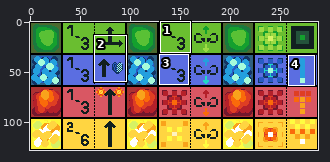
Sprite sheet, stored at public/assets/cards.png. The first picture is a wide view before the edit; the outline marks the close-up.
Close-up. The starting point:
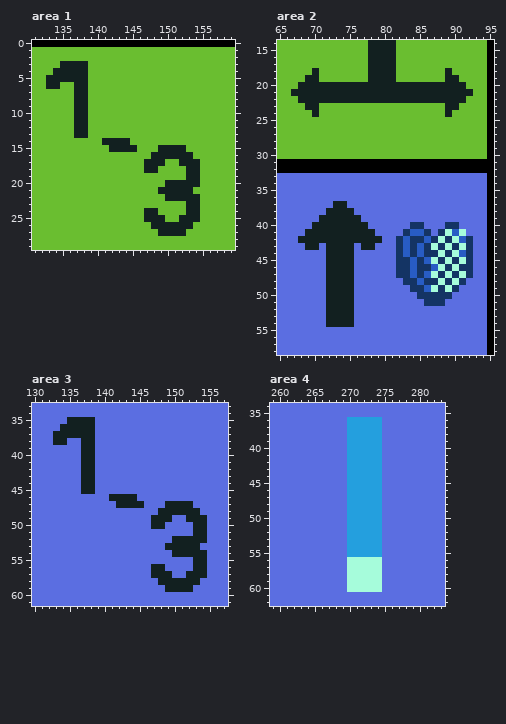
The file is 288x128 pixels. Shown: area 1: x 131..159, y 0..29; area 2: x 65..95, y 14..58; area 3: x 130..157, y 33..61; area 4: x 259..283, y 34..62. The commit also changed other parts of the picture, which this record leaves out.
New version:
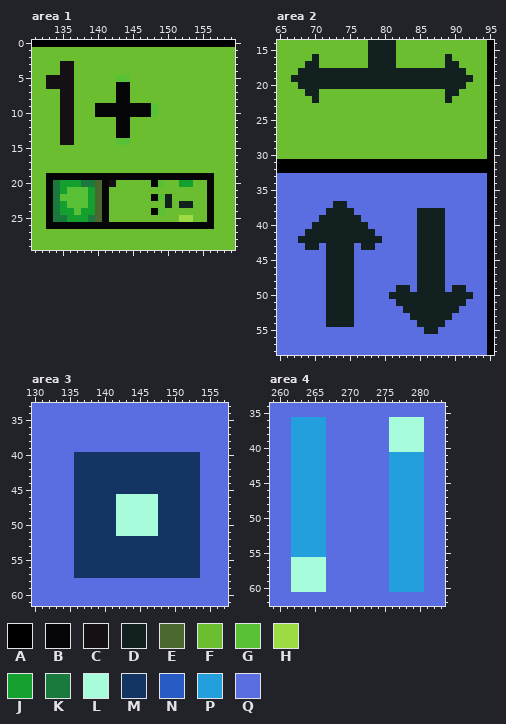
Palette (. is transparent): A #000000  B #060608  C #141013  D #122020  E #4b692f  F #6abe30  G #59c135  H #9cdb43  J #14a02e  K #1a7a3e  L #a6fcdb  M #143464  N #285cc4  P #249fde  Q #5b6ee1
Edits made:
Changed rows in their new state; - is an unchanged pixel.
Area 1:
first column x 133:
 3 --CCFF------------------
 4 -FCCFF------------------
 5 CCCCFF----GG------------
 6 CCCCFF----BB------------
 7 --CCFF----BB------------
 8 --CCFF----BB------------
 9 --CCFF-BBBBBBBBG--------
10 --CCFF-BBBBBBBBG--------
11 --CCFF----BB------------
12 --CCFF----BB------------
13 --CCFF----BB------------
14 --CC----FFGG------------
15 ---------FFFF---FFFF----
16 ---------------FFFFFF---
17 --------------FFF--FFF--
18 --------------FF----FF--
19 BBBBBBBBBBBBBBBBBBBBBBBB
20 BKJJJKKEBC-----BGFFJJF-B
21 BKJGGGJEB-------FFFFF--B
22 BKGGGGJEB------BG-FFFF-B
23 BKJGGGJEB--------D-D-F-B
24 BKJJGJJEB-----FBG---FF-B
25 BKKJJJKEB-----FFF--HHF-B
26 BBBBBBBBBBBBBBBBBBBBBBBB
27 ----------------FFFF----
Area 2:
first column x 67:
16 ---D------------------D---
17 --DD------------------DD--
18 -DD-DDDDDDD----DDDDDDD-DD-
19 DD--DDDDDDD----DDDDDDD--DD
21 FF--FFFFFFFFFFFFFFFFFF--FF
22 -FF-FFFFFFFFFFFFFFFFFF-FF-
23 --FF------------------FF--
24 ---F------------------F---
first column x 81:
38 ----DDDD----
39 ----DDDD----
40 ---QDDDDQQ--
41 --QQDDDDQQQ-
42 -QQQDDDDQQQQ
43 -QQQDDDDQQQQ
44 -QQQDDDDQQQQ
45 -QQQDDDDQQQQ
46 -QQQDDDDQQQQ
47 -QQQDDDDQQQQ
48 --QQDDDDQQQ-
49 -DDQDDDDQDD-
50 DDDDDDDDDDDD
51 -DDDDDDDDDD-
52 --DDDDDDDD--
53 ---DDDDDD---
54 ----DDDD----
55 -----DD-----
Area 3:
first column x 133:
35 --QQQQ----------------
36 -QQQQQ----------------
37 QQQQQQ----------------
38 QQ--QQ----------------
39 ----QQ----------------
40 ---MMMMMMMMMMMMMMMMMM-
41 ---MMMMMMMMMMMMMMMMMM-
42 ---MMMMMMMMMMMMMMMMMM-
43 ---MMMMMMMMMMMMMMMMMM-
44 ---MMMMMMMMMMMMMMMMMM-
45 ---MMMMMMMMMMMMMMMMMM-
46 ---MMMMMMLLLLLLMMMMMM-
47 ---MMMMMMLLLLLLMMMMMM-
48 ---MMMMMMLLLLLLMMMMMM-
49 ---MMMMMMLLLLLLMMMMMMQ
50 ---MMMMMMLLLLLLMMMMMMQ
51 ---MMMMMMLLLLLLMMMMMMQ
52 ---MMMMMMMMMMMMMMMMMMQ
53 ---MMMMMMMMMMMMMMMMMM-
54 ---MMMMMMMMMMMMMMMMMMQ
55 ---MMMMMMMMMMMMMMMMMMQ
56 ---MMMMMMMMMMMMMMMMMMQ
57 ---MMMMMMMMMMMMMMMMMMQ
58 ---------------QQQQQQ-
59 ----------------QQQQ--
Area 4:
first column x 262:
36 PPPPP---QQQQQ-LLLLL
37 PPPPP---QQQQQ-LLLLL
38 PPPPP---QQQQQ-LLLLL
39 PPPPP---QQQQQ-LLLLL
40 PPPPP---QQQQQ-LLLLL
41 PPPPP---QQQQQ-PPPPP
42 PPPPP---QQQQQ-PPPPP
43 PPPPP---QQQQQ-PPPPP
44 PPPPP---QQQQQ-PPPPP
45 PPPPP---QQQQQ-PPPPP
46 PPPPP---QQQQQ-PPPPP
47 PPPPP---QQQQQ-PPPPP
48 PPPPP---QQQQQ-PPPPP
49 PPPPP---QQQQQ-PPPPP
50 PPPPP---QQQQQ-PPPPP
51 PPPPP---QQQQQ-PPPPP
52 PPPPP---QQQQQ-PPPPP
53 PPPPP---QQQQQ-PPPPP
54 PPPPP---QQQQQ-PPPPP
55 PPPPP---QQQQQ-PPPPP
56 LLLLL---QQQQQ-PPPPP
57 LLLLL---QQQQQ-PPPPP
58 LLLLL---QQQQQ-PPPPP
59 LLLLL---QQQQQ-PPPPP
60 LLLLL---QQQQQ-PPPPP
Pixel boxes of the changes (left, top, right, bottom) in both close-ups:
changed: (46, 61, 214, 236)
changed: (291, 54, 473, 117)
changed: (389, 208, 473, 334)
changed: (53, 417, 207, 592)
changed: (291, 417, 424, 592)
